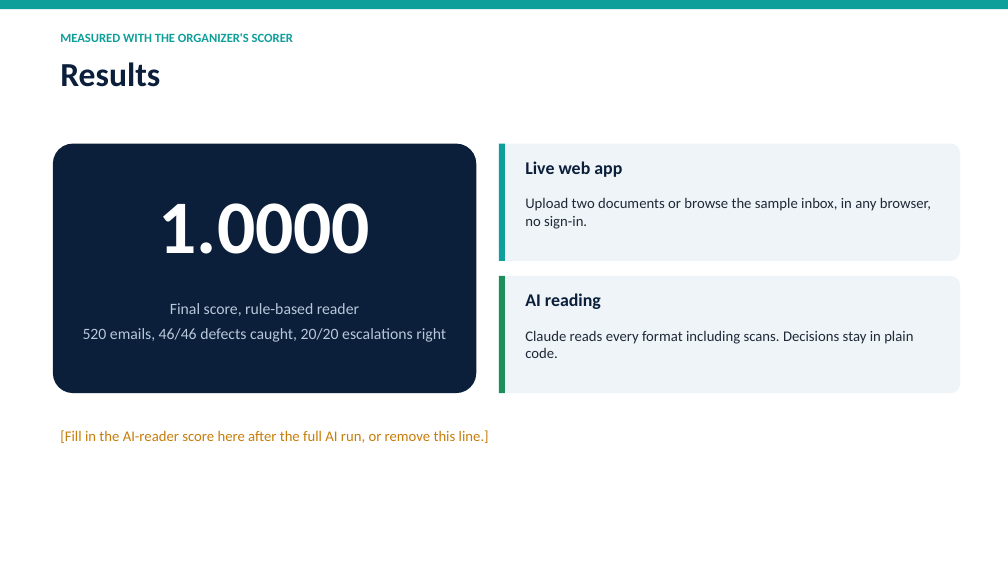
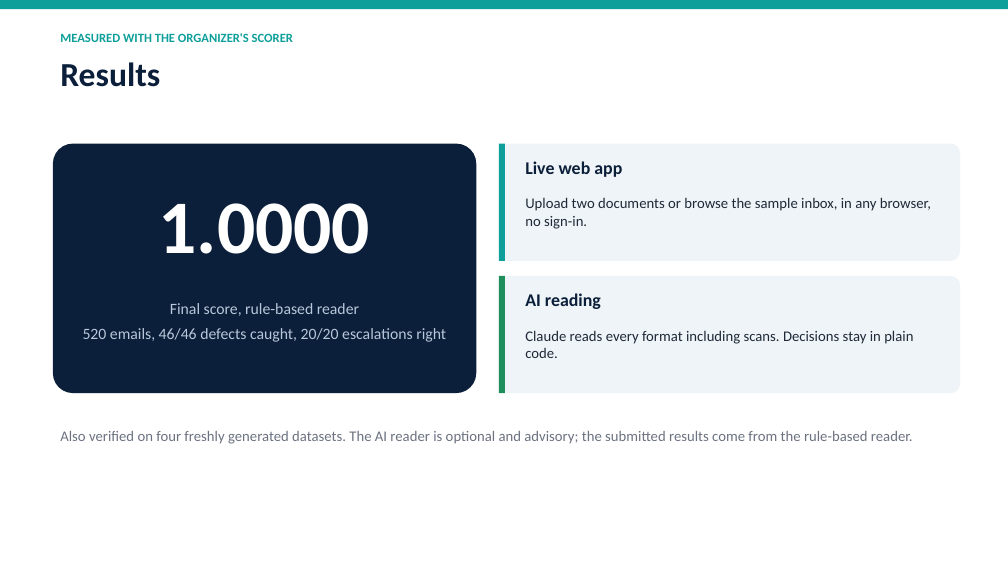
Before and after one commit to BryanWZH/Averis-unemployed-bums, a slide deck: slide 10 of docs/SDOC_slides.pptx (slide 9 before the commit). Drawn at 1008x567 pixels with LibreOffice and Linux fonts; fonts in the diff are those of the drawing. Boxes give left, top, right and bottom in pixels: in the first picture for what was removed or moved away, otherwise in the second. Text is boxed around its words. In the diff, an @@ line names an element or a change of style, - is before the commit and + after.

```diff
--- a/docs/SDOC_slides.pptx
+++ b/docs/SDOC_slides.pptx
@@ text at (x1=60, y1=431, x2=913, y2=444): text changed; text colour #C77D0A to #6B7280 @@
-[Fill in the AI-reader score here after the full AI run, or remove this line.]
+Also verified on four freshly generated datasets. The AI reader is optional and advisory; the submitted results come from the rule-based reader.
```
Also in this commit, not shown: 3 other slides changed, 1 slide added, 2 other files.
